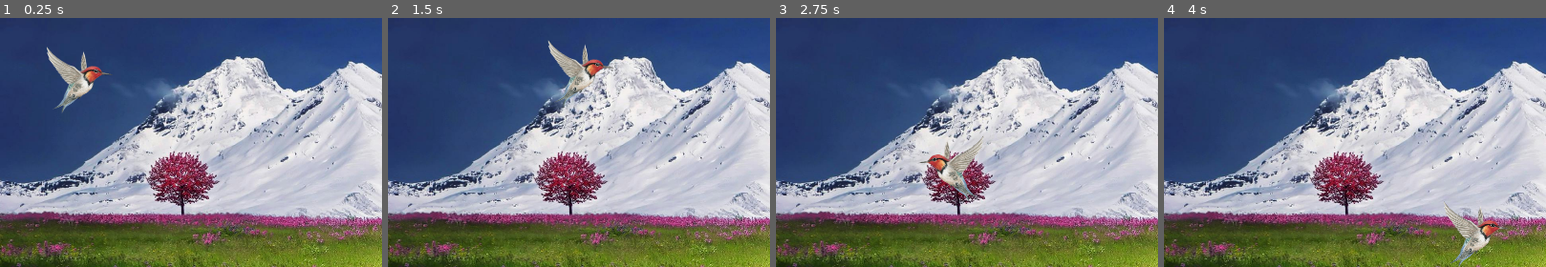
Above: before the commit, frames 1-4 (left to right).
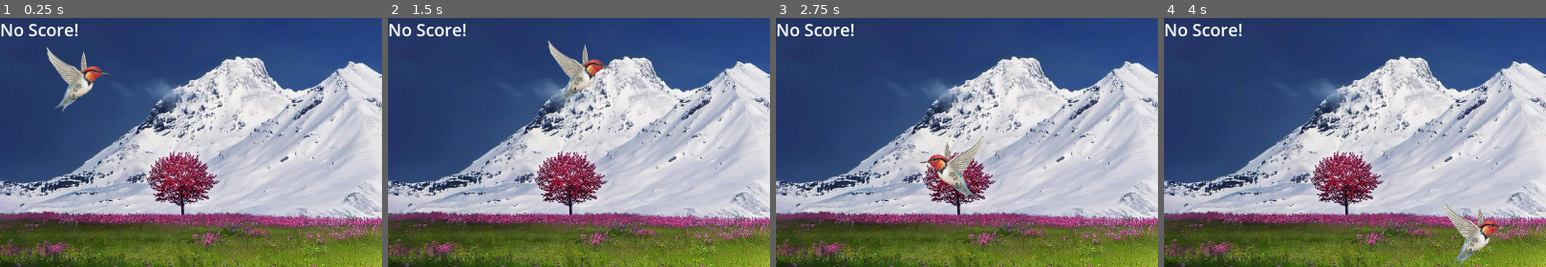
Above: after the commit, the same moments.

Repository: tarikdemiroren/FlappyHawk
Game: Godot game, scene res://game_world.tscn
The game is run twice, just before and just after one commit, with the same random seed, the same clock (stepped at 60 frames per second) and the same inputs. The project has no main scene, so this scene is started directly.
Inputs:
- Up to frame 1 (0.25 s): no input
- Up to frame 2 (1.5 s): tap Enter (ui_accept) at 0.5, 0.77 s; hold Right (ui_right) from 0.53 s (still down)
- Up to frame 3 (2.75 s): tap Enter (ui_accept) at 1.52 s; release Right (ui_right) at 2.03 s; hold Left (ui_left) from 2.03 s (still down)
- Up to frame 4 (4 s): release Left (ui_left) at 2.78 s; hold Right (ui_right) from 2.78 s (still down); tap Enter (ui_accept) at 3.02, 3.77 s
The pictures show only the part of the screen within x 0-50%, y 0-50%; the shares and areas given below are measured in that part.

The runs differ from the first frame. In frame 1, 0.5% of the frame differs, in the area x 0-21%, y 2-8%; in frame 2, 0.5%; in frame 3, 0.5%; in frame 4, 0.5%.

Commit message:
Add score UI

Diff:
--- a/game_world.gd
+++ b/game_world.gd
@@ -5,6 +5,7 @@
 var spawn_rate: float = 3.0
 @export var enemy_scene: PackedScene
 @onready var player = $Bird
+@onready var scoreLabel = $ScoreLabel
 
 # Called when the node enters the scene tree for the first time.
 func _ready() -> void:
@@ -16,6 +17,8 @@
 	timer.autostart = true
 	timer.timeout.connect(spawn_enemy)
 	add_child(timer)
+
+	scoreLabel.text = "No Score!"
 
 func spawn_enemy():
 	var enemy_gap = 660  # Distance between enemies
@@ -59,6 +62,6 @@
 	pass
 
 func _on_score_area_entered(body):
-	print("Area entered by:", body.name)
 	if body == player && body.has_method("get_point"):
 		player.get_point()
+		scoreLabel.text = "Score: " + str(player.point)
--- a/game_world.tscn
+++ b/game_world.tscn
@@ -1,9 +1,13 @@
-[gd_scene load_steps=5 format=3 uid="uid://084rl3mtbu53"]
+[gd_scene load_steps=6 format=3 uid="uid://084rl3mtbu53"]
 
 [ext_resource type="Texture2D" uid="uid://5fvcerjug5r3" path="res://natureBackground.jpg" id="1_31knf"]
 [ext_resource type="Script" path="res://game_world.gd" id="1_hwhcm"]
 [ext_resource type="PackedScene" uid="uid://b02s5t6nlvhwr" path="res://bird.tscn" id="2_mkugf"]
 [ext_resource type="PackedScene" uid="uid://b6uyar7b1kef8" path="res://enemy_bird.tscn" id="4_rqpit"]
+
+[sub_resource type="LabelSettings" id="LabelSettings_csxbs"]
+line_spacing = 4.0
+font_size = 43
 
 [node name="GameWorld" type="Node2D"]
 script = ExtResource("1_hwhcm")
@@ -34,3 +38,8 @@
 
 [node name="Bird" parent="." instance=ExtResource("2_mkugf")]
 position = Vector2(200, 128)
+
+[node name="ScoreLabel" type="Label" parent="."]
+offset_right = 40.0
+offset_bottom = 23.0
+label_settings = SubResource("LabelSettings_csxbs")
